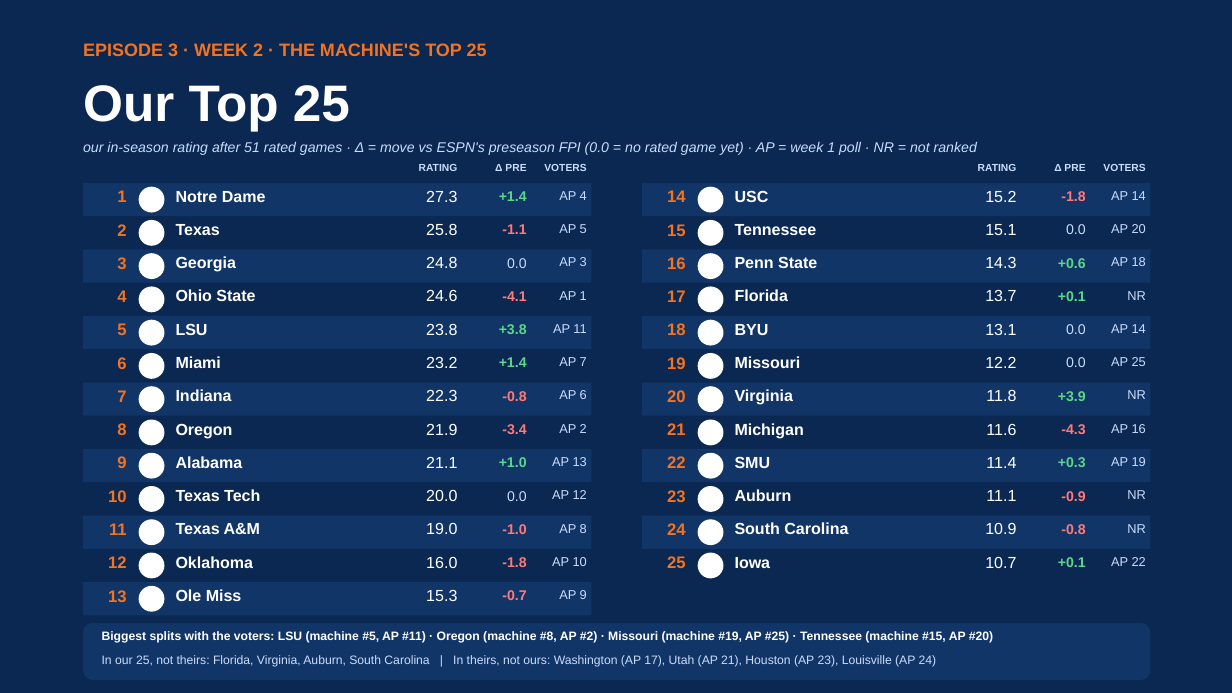
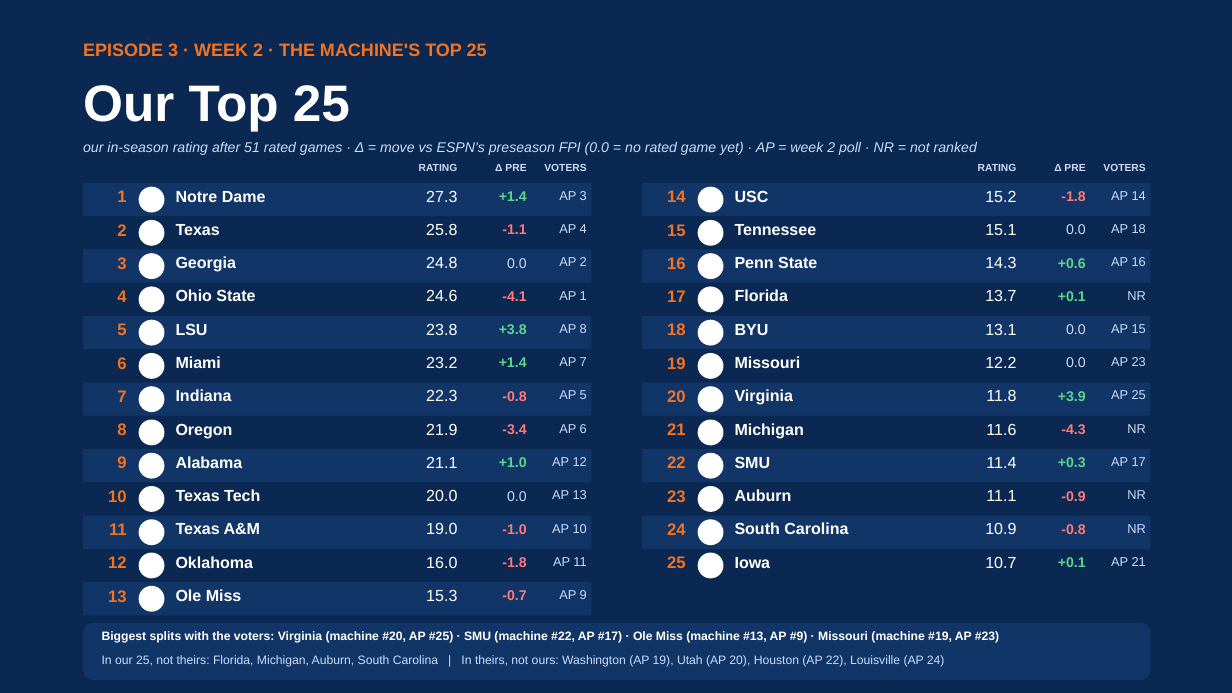
Before and after one commit to lucasalvarezflorida-lab/ncaa-fbs-analytics, a slide deck: slide 1 of decks/2026_Week2_Episode3.pptx. Drawn at 1232x693 pixels with LibreOffice and Linux fonts; fonts in the diff are those of the drawing; background and template pictures are left out. Boxes give left, top, right and bottom in pixels: in the first picture for what was removed or moved away, otherwise in the second. Text is boxed around its words. In the diff, an @@ line names an element or a change of style, - is before the commit and + after.

```diff
--- a/decks/2026_Week2_Episode3.pptx
+++ b/decks/2026_Week2_Episode3.pptx
@@ text at (83, 141, 977, 155): text changed @@
-our in-season rating after 51 rated games · Δ = move vs ESPN's preseason FPI (0.0 = no rated game yet) · AP = week 1 poll · NR = not ranked
+our in-season rating after 51 rated games · Δ = move vs ESPN's preseason FPI (0.0 = no rated game yet) · AP = week 2 poll · NR = not ranked
@@ text at (559, 191, 587, 200): text changed @@
-AP 4
+AP 3
@@ text at (559, 224, 587, 233): text changed @@
-AP 5
+AP 4
@@ text at (1111, 224, 1146, 233): text changed @@
-AP 20
+AP 18
@@ text at (559, 257, 587, 266): text changed @@
-AP 3
+AP 2
@@ text at (1111, 257, 1146, 266): text changed @@
-AP 18
+AP 16
@@ text at (559, 324, 587, 333): text changed @@
-AP 11
+AP 8
@@ text at (1111, 324, 1146, 333): text changed @@
-AP 14
+AP 15
@@ text at (1111, 357, 1146, 366): text changed @@
-AP 25
+AP 23
@@ text at (1111, 390, 1146, 399): text changed @@
-AP 16
+AP 25
@@ text at (559, 424, 587, 433): text changed @@
-AP 2
+AP 6
@@ text "NR": place and size @@
-text "NR" at (1127, 390, 1145, 399)
+text "NR" at (1127, 424, 1145, 433)
@@ text at (552, 457, 587, 466): text changed @@
-AP 13
+AP 12
@@ text at (1111, 457, 1146, 466): text changed @@
-AP 19
+AP 17
@@ text at (552, 490, 587, 499): text changed @@
-AP 12
+AP 13
@@ text at (552, 524, 587, 533): text changed @@
-AP 8
+AP 10
@@ text at (553, 557, 586, 566): text changed @@
-AP 10
+AP 11
@@ text at (1111, 557, 1146, 566): text changed @@
-AP 22
+AP 21
@@ text at (102, 655, 945, 667): text changed @@
-In our 25, not theirs: Florida, Virginia, Auburn, South Carolina | In theirs, not ours: Washington (AP 17), Utah (AP 21), Houston (AP 23), Louisville (AP 24)
+In our 25, not theirs: Florida, Michigan, Auburn, South Carolina | In theirs, not ours: Washington (AP 19), Utah (AP 20), Houston (AP 22), Louisville (AP 24)
@@ text at (102, 631, 999, 643): text changed @@
-Biggest splits with the voters: LSU (machine #5, AP #11) · Oregon (machine #8, AP #2) · Missouri (machine #19, AP #25) · Tennessee (machine #15, AP #20)
+Biggest splits with the voters: Virginia (machine #20, AP #25) · SMU (machine #22, AP #17) · Ole Miss (machine #13, AP #9) · Missouri (machine #19, AP #23)
```
Also in this commit, not shown: 7 other slides changed, 4 other files.
